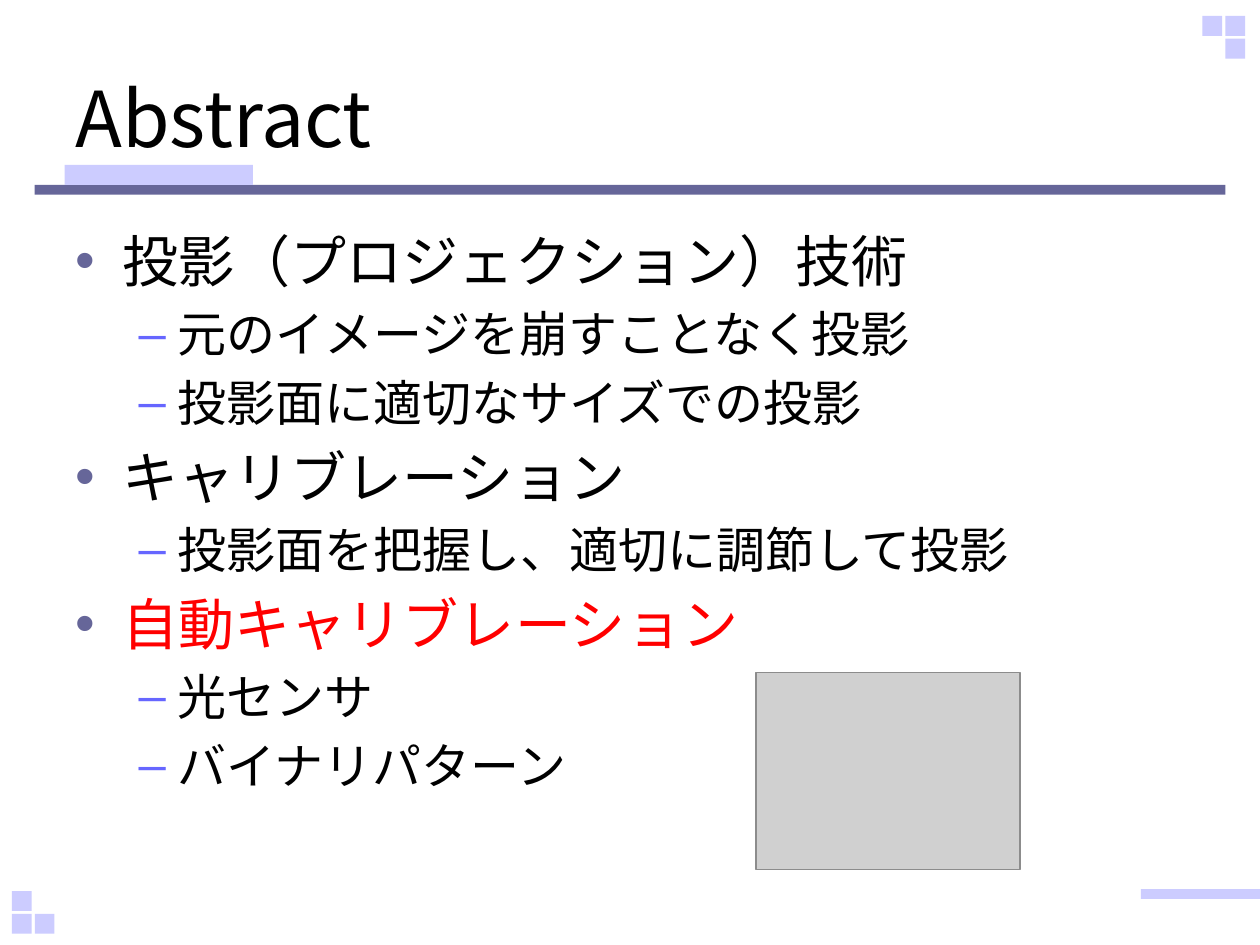
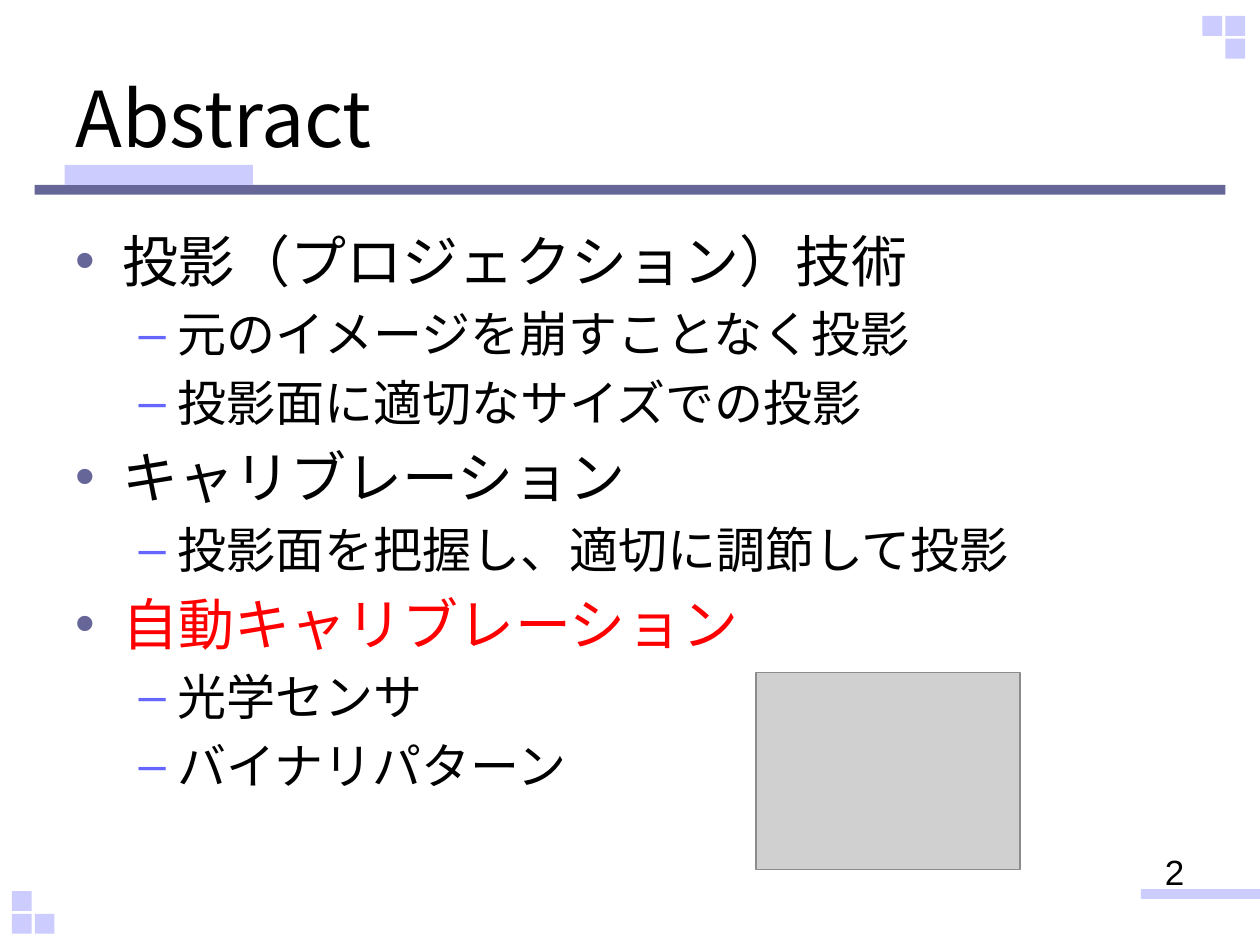
Before and after one commit to sho-hama/Human_Interface, a slide deck: slide 2 of HI_hamana.pptx. Drawn at 1260x945 pixels with LibreOffice and Linux fonts; fonts in the diff are those of the drawing; grey boxes stand for pictures. Boxes give left, top, right and bottom in pixels: in the first picture for what was removed or moved away, otherwise in the second. Text is boxed around its words. In the diff, an @@ line names an element or a change of style, - is before the commit and + after.

Commit message:
出典と光学センサの説明追加

```diff
--- a/HI_hamana.pptx
+++ b/HI_hamana.pptx
@@ text at [178, 673, 423, 719]: text changed @@
-  – 光センサ
+  – 光学センサ
@@ page number added at [1165, 860, 1184, 892], 20 pt, text #000000 @@
+2
```
Also in this commit, not shown: 8 other slides changed, 3 slides added, 1 slide removed.
